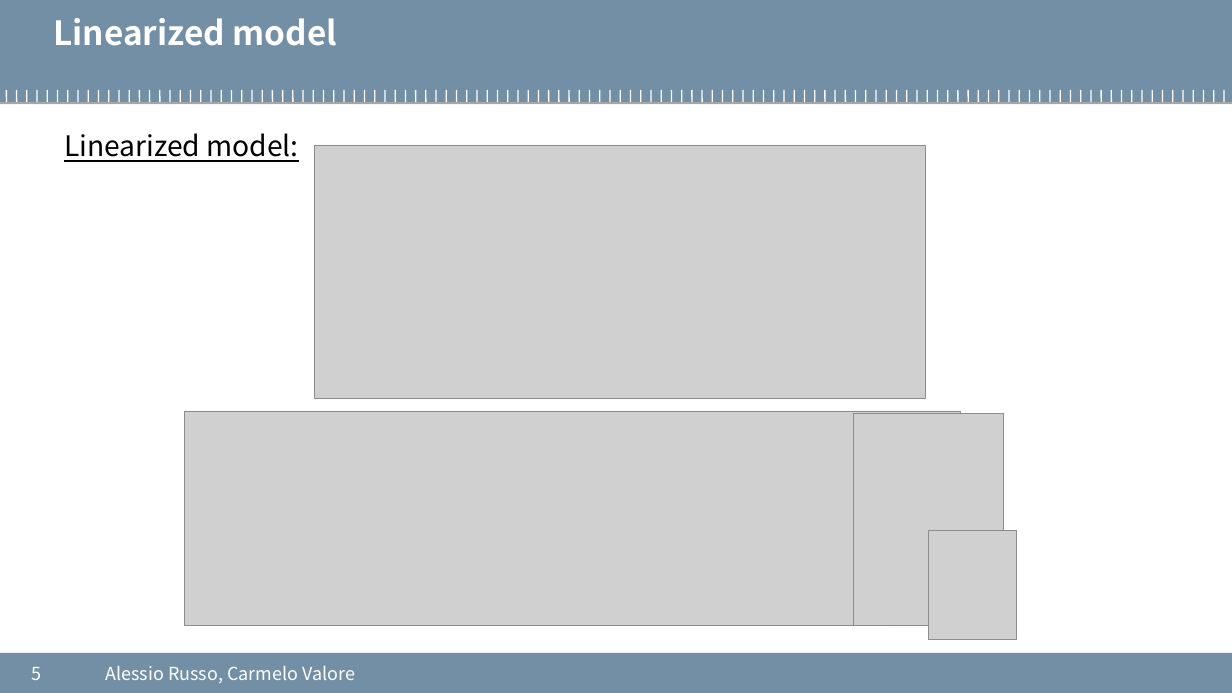
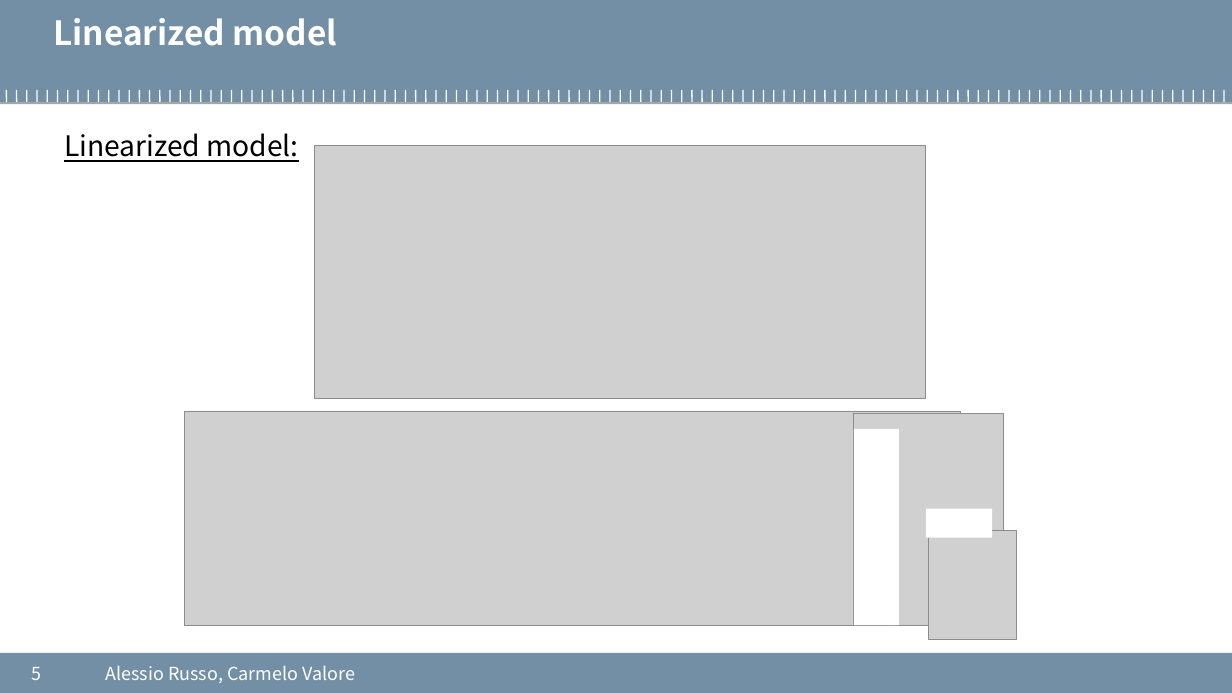
Before and after one commit to cvalore/mida2-project, a slide deck: slide 5 of presentations/20200907_meeting7.pptx. Drawn at 1232x693 pixels with LibreOffice and Linux fonts; fonts in the diff are those of the drawing; grey boxes stand for pictures; background and template pictures are left out. Boxes give left, top, right and bottom in pixels: in the first picture for what was removed or moved away, otherwise in the second. Text is boxed around its words. In the diff, an @@ line names an element or a change of style, - is before the commit and + after.

```diff
--- a/presentations/20200907_meeting7.pptx
+++ b/presentations/20200907_meeting7.pptx
@@ rectangle added at (x1=854, y1=429, x2=899, y2=625), fill #FFFFFF @@
@@ rectangle added at (x1=926, y1=508, x2=993, y2=537), fill #FFFFFF @@
```
Also in this commit, not shown: 8 other slides changed, 12 slides added, 1 slide removed, 1 other file.
